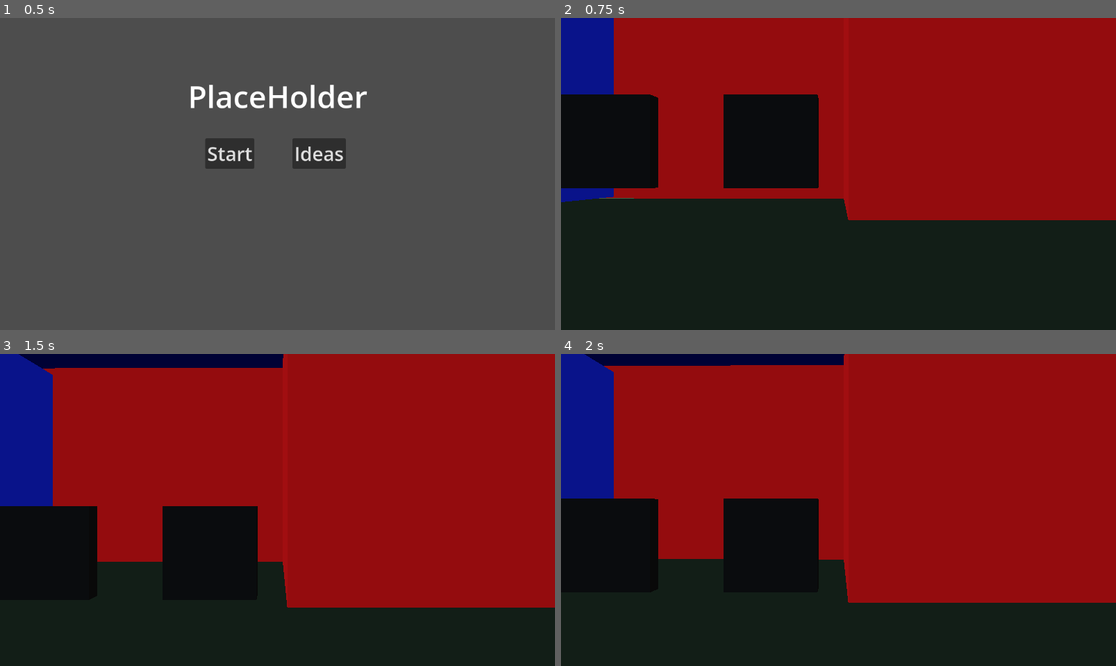
Above: before the commit, frames 1-4 (two rows, left to right).
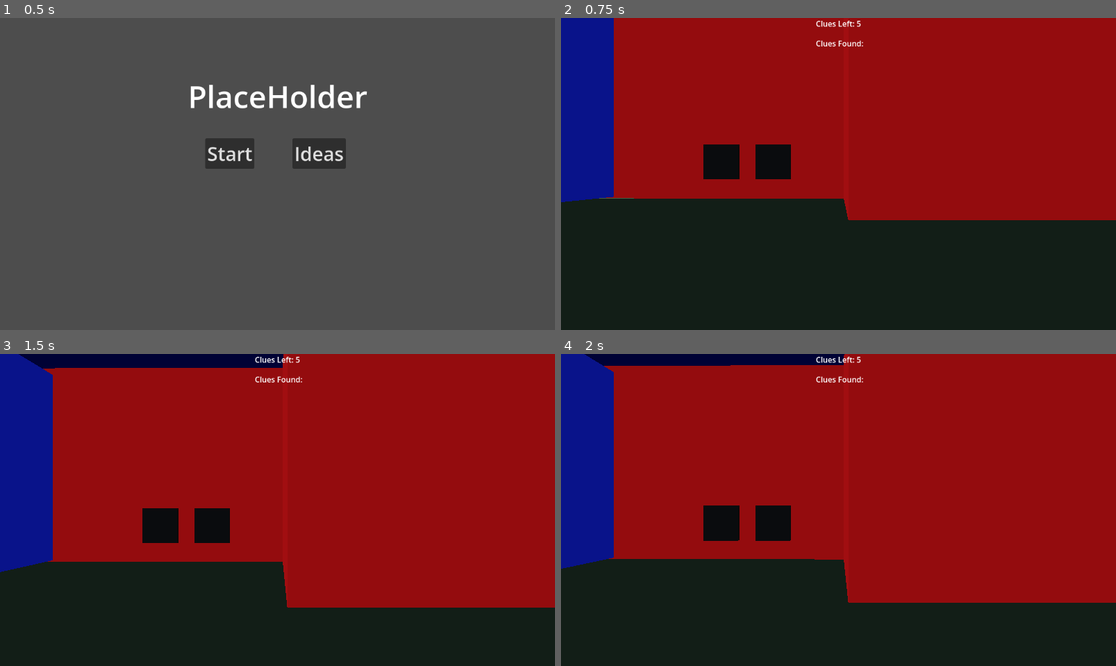
Above: after the commit, the same moments.

Repository: fbcs-hailey/GameJam3
Game: Godot game, scene res://ui_layer.tscn
The game is run twice, just before and just after one commit, with the same random seed, the same clock (stepped at 60 frames per second) and the same inputs.
Inputs (mouse positions are in pixels of both pictures, inside the frame that each line leads up to):
- Up to frame 1 (0.5 s): no input
- Up to frame 2 (0.75 s): click "Start" at 0.5 s
- Up to frame 3 (1.5 s): tap Enter at 1.25 s; move the mouse to (399, 494) at 1.27 s; press the mouse at (399, 494) at 1.28 s
- Up to frame 4 (2 s): no input

Frame 1 is identical in both runs. In frame 2, 10% of the frame differs, in the area x 0-55%, y 0-55%; in frame 3, 5.9%; in frame 4, 6.4%.
Error after the commit: Invalid operands 'int' and 'Object' in operator '=='. (res://main/main.tscn::GDScript_c651c:18)

Commit message:
multiple keys and painting

Diff:
--- a/new-game-project/base/painint.tscn
+++ b/new-game-project/base/painint.tscn
@@ -16,8 +16,9 @@
 @export var cor_num: int
 @onready var ray_cast: RayCast3D = $RayCast
 @onready var lable: Label3D = $lable
-@onready var can_get_clue=false
+var can_get_clue=false
 var collide=false
+var got_clue=false
 
 # Called when the node enters the scene tree for the first time.
 func _ready() -> void:
@@ -28,12 +29,14 @@
 	if can_get_clue:
 		if ray_cast.is_colliding():
 			_on_player_in()
+			got_clue=true
+
 
 func _on_player_in() -> void:
 	lable.visible=true
 "
 
-[node name="paintings" type="MeshInstance3D" unique_id=1182266868]
+[node name="paintings" type="MeshInstance3D" unique_id=1182266868 groups=["paintings"]]
 transform = Transform3D(-0.0029845631, 0, -0.9999955, 0, 1, 0, 0.9999955, 0, -0.0029845631, 0, 0, 0)
 material_override = SubResource("StandardMaterial3D_53q0u")
 mesh = SubResource("BoxMesh_pjrb6")
--- /dev/null
+++ b/new-game-project/ingame_ui.tscn
@@ -0,0 +1,49 @@
+[gd_scene format=3 uid="uid://c8ndpyxibnciy"]
+
+[sub_resource type="GDScript" id="GDScript_uc7wj"]
+script/source = "extends Control
+@onready var c_left: Label = $CLeft
+@onready var c_remaining: Label = $CRemaining
+
+
+func change_left(num:int):
+	c_left.text=\"Clues Left: \"+str(num)
+
+func change_remaining(num:int):
+	c_remaining.text=\"Clues Found: \"+str(num)
+"
+
+[node name="ingameUI" type="Control" unique_id=838026345]
+layout_mode = 3
+anchors_preset = 15
+anchor_right = 1.0
+anchor_bottom = 1.0
+grow_horizontal = 2
+grow_vertical = 2
+mouse_behavior_recursive = 1
+mouse_force_pass_scroll_events = false
+script = SubResource("GDScript_uc7wj")
+
+[node name="CLeft" type="Label" parent="." unique_id=1770209893]
+layout_mode = 1
+anchors_preset = 5
+anchor_left = 0.5
+anchor_right = 0.5
+offset_left = -36.0
+offset_right = 36.0
+offset_bottom = 23.0
+grow_horizontal = 2
+text = "Clues Left: "
+vertical_alignment = 1
+
+[node name="CRemaining" type="Label" parent="." unique_id=1346243559]
+layout_mode = 1
+anchors_preset = 5
+anchor_left = 0.5
+anchor_right = 0.5
+offset_left = -47.0
+offset_top = 41.0
+offset_right = 82.0
+offset_bottom = 90.0
+grow_horizontal = 2
+text = "Clues Found: "
--- a/new-game-project/key/key.tscn
+++ b/new-game-project/key/key.tscn
@@ -11,15 +11,7 @@
 script/source = "extends MeshInstance3D
 class_name curr_key
 var collected=false
-
-# Called when the node enters the scene tree for the first time.
-func _ready() -> void:
-	pass
-
-# Called every frame. 'delta' is the elapsed time since the previous frame.
-func _process(delta: float) -> void:
-	pass
-
+@export var cor_num: int
 
 func _on_Body_enetred(body: Node3D) -> void:
 	collected=true
--- a/new-game-project/main/main.tscn
+++ b/new-game-project/main/main.tscn
@@ -3,22 +3,41 @@
 [ext_resource type="PackedScene" uid="uid://bwmnef6ajguoa" path="res://player/player.tscn" id="1_53q0u"]
 [ext_resource type="PackedScene" uid="uid://bphbtc44u6vdm" path="res://base/painint.tscn" id="2_pjrb6"]
 [ext_resource type="PackedScene" uid="uid://c3lr2ehtvq0ly" path="res://key/key.tscn" id="3_xwkvk"]
+[ext_resource type="PackedScene" uid="uid://c8ndpyxibnciy" path="res://ingame_ui.tscn" id="4_c651c"]
 
 [sub_resource type="GDScript" id="GDScript_c651c"]
 resource_name = "Main"
 script/source = "extends Node3D
 
-@onready var paintings: MeshInstance3D = $paintings
-@onready var key:=get_tree().get_first_node_in_group('key')
+@onready var paintings=get_tree().get_first_node_in_group('paintings')
+@onready var keys:=get_tree().get_first_node_in_group('key')
+@onready var ingame_ui: Control = $ingameUI
+@export var total_clues:=5
+var cur_remaining
+var key_array:Array
 
 # Called when the node enters the scene tree for the first time.
 func _ready() -> void:
-	pass # Replace with function body.
+	ingame_ui.change_left(total_clues)
+	key_array=get_tree().get_nodes_in_group('key')
 
 # Called every frame. 'delta' is the elapsed time since the previous frame.
 func _process(delta: float) -> void:
-	if key.collected:
-		paintings.can_get_clue=true
+	for cur_key in key_array:
+		if paintings.cor_num==cur_key:
+			if keys.collected:
+				paintings.can_get_clue=true
+
+
+func _on_door_entered(body:Node3D) -> void:
+	if paintings.got_clue:
+		print('door entered and got clue')
+		cur_remaining=total_clues-1
+		ingame_ui.change_remaining(total_clues-cur_remaining)
+		ingame_ui.change_left(cur_remaining)
+		paintings.got_clue=false
+	else:
+		print('door entered')
 "
 
 [sub_resource type="ProceduralSkyMaterial" id="ProceduralSkyMaterial_4hihk"]
@@ -67,6 +86,12 @@
 [sub_resource type="StandardMaterial3D" id="StandardMaterial3D_bsumw"]
 albedo_color = Color(0.21176471, 1, 0.25490198, 1)
 
+[sub_resource type="BoxMesh" id="BoxMesh_c651c"]
+size = Vector3(1, 2, 0.2)
+
+[sub_resource type="BoxShape3D" id="BoxShape3D_3wy1v"]
+size = Vector3(1, 2, 0.2)
+
 [node name="Main" type="Node3D" unique_id=1392634343]
 script = SubResource("GDScript_c651c")
 
@@ -77,6 +102,8 @@
 transform = Transform3D(-0.8660254, -0.43301278, 0.25, 0, 0.49999997, 0.86602545, -0.50000006, 0.75, -0.43301266, 0, 0, 0)
 shadow_enabled = true
 
+[node name="ingameUI" parent="." unique_id=838026345 instance=ExtResource("4_c651c")]
+
 [node name="floor" type="CSGBox3D" parent="." unique_id=1886478138]
 transform = Transform3D(1, 0, 0, 0, 1, 0, 0, 0, 1, -6.7359233, -0.09999905, 6.8636)
 use_collision = true
@@ -246,18 +273,33 @@
 size = Vector3(9.526627, 2.0047941, 0.18055725)
 material = SubResource("StandardMaterial3D_0i4oc")
 
-[node name="painting" parent="." unique_id=1182266868 node_paths=PackedStringArray("right_key") groups=["paintings"] instance=ExtResource("2_pjrb6")]
-transform = Transform3D(-0.0029845631, 0, -0.9999955, 0, 1, 0, 0.9999955, 0, -0.0029845631, -2.5078473, 1.1170385, -2.2142508)
+[node name="painting" parent="." unique_id=1182266868 node_paths=PackedStringArray("right_key") instance=ExtResource("2_pjrb6")]
+transform = Transform3D(-0.0029845631, 0, -0.9999955, 0, 1, 0, 0.9999955, 0, -0.0029845631, -3.3802865, 1.1170385, -5.880187)
 right_key = NodePath("../key")
 text = "Painting1"
 
-[node name="painting2" parent="." unique_id=1803629686 node_paths=PackedStringArray("right_key") groups=["paintings"] instance=ExtResource("2_pjrb6")]
-transform = Transform3D(-0.0029845631, 0, -0.9999955, 0, 1, 0, 0.9999955, 0, -0.0029845631, -0.7238184, 1.1170385, -2.2142508)
-right_key = NodePath("../key")
-text = "Painting2"
+[node name="painting2" parent="." unique_id=1052600243 node_paths=PackedStringArray("right_key") instance=ExtResource("2_pjrb6")]
+transform = Transform3D(-0.0029845631, 0, -0.9999955, 0, 1, 0, 0.9999955, 0, -0.0029845631, -1.8838966, 1.1170385, -5.880187)
+right_key = NodePath("../key2")
+text = "Painting1"
+cor_num = 1
+
+[node name="door" type="MeshInstance3D" parent="." unique_id=2076337785]
+transform = Transform3D(1, 0, 0, 0, 1, 0, 0, 0, 1, 1.8248701, 1.1056765, 11.135323)
+mesh = SubResource("BoxMesh_c651c")
+
+[node name="Area3D" type="Area3D" parent="door" unique_id=1394501793]
+
+[node name="CollisionShape3D" type="CollisionShape3D" parent="door/Area3D" unique_id=2078836286]
+shape = SubResource("BoxShape3D_3wy1v")
 
 [node name="key" parent="." unique_id=1108435302 instance=ExtResource("3_xwkvk")]
-transform = Transform3D(1, 0, 0, 0, 1, 0, 0, 0, 1, -1.6479383, 0.9308474, 0)
+transform = Transform3D(1.0000001, 0, 2.3283064e-10, 0, 1, 0, -2.3283064e-10, 0, 1.0000001, -2.5203776, 0.9308474, 4.7683716e-07)
+
+[node name="key2" parent="." unique_id=1247705056 instance=ExtResource("3_xwkvk")]
+transform = Transform3D(-0.0029845631, 0, -0.9999955, 0, 1, 0, 0.9999955, 0, -0.0029845631, -1.8838966, 1.1170385, 0.21549606)
+cor_num = 1
 
 [connection signal="player_in" from="painting" to="painting" method="_on_player_in"]
 [connection signal="player_in" from="painting2" to="painting2" method="_on_player_in"]
+[connection signal="body_entered" from="door/Area3D" to="." method="_on_door_entered"]
